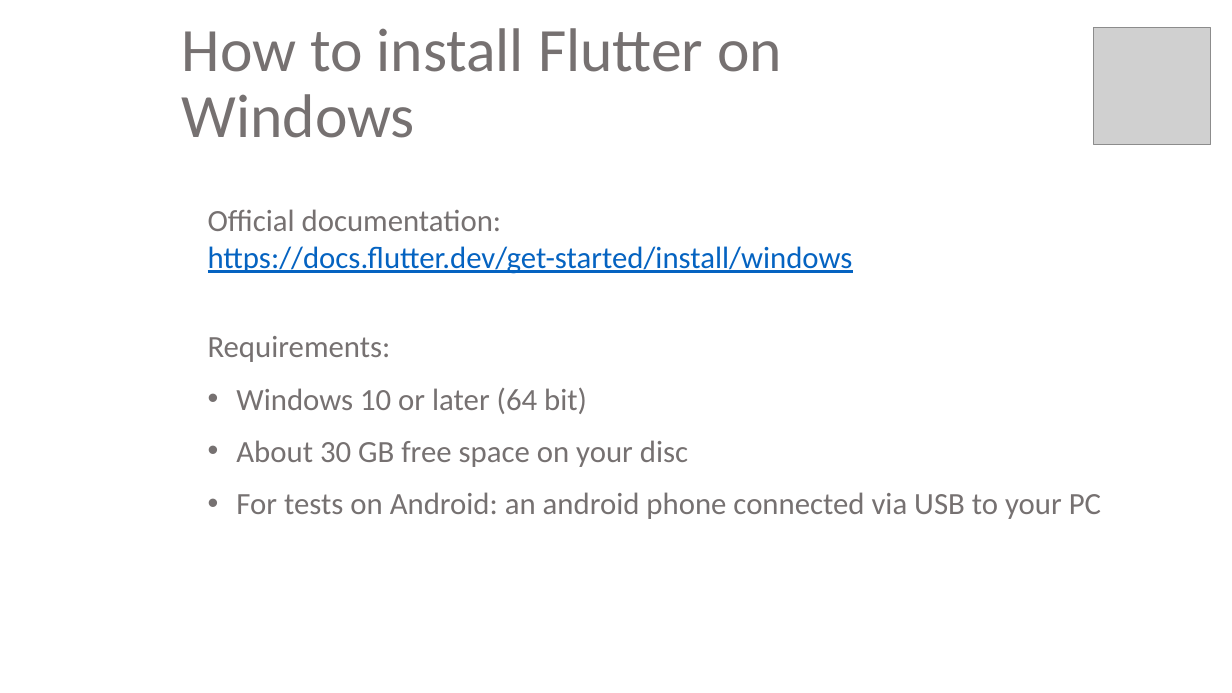
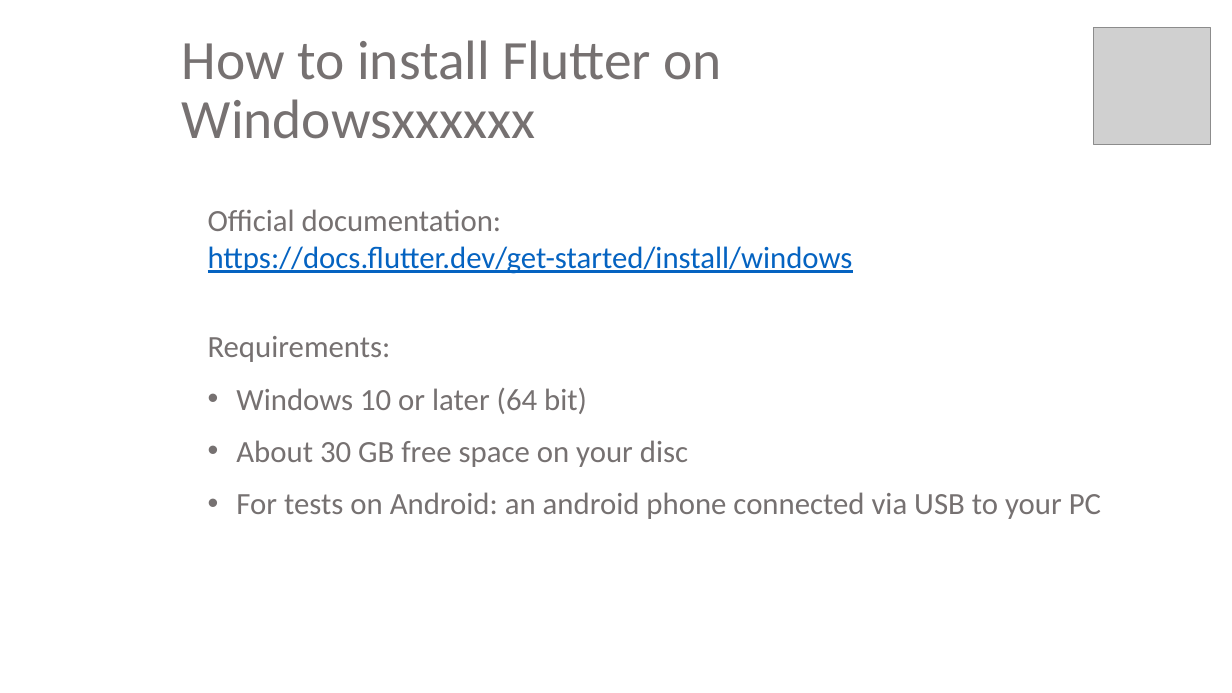
Before and after one commit to GuentherSchmitt/FDG_GitTest, a slide deck: slide 1 of docs/How to install Flutter on Windows.pptx. Drawn at 1232x693 pixels with LibreOffice and Linux fonts; fonts in the diff are those of the drawing; grey boxes stand for pictures. Boxes give left, top, right and bottom in pixels: in the first picture for what was removed or moved away, otherwise in the second. Text is boxed around its words. In the diff, an @@ line names an element or a change of style, - is before the commit and + after.

Commit message:
Modified doc

```diff
--- a/docs/How to install Flutter on Windows.pptx
+++ b/docs/How to install Flutter on Windows.pptx
@@ title at (x1=182, y1=40, x2=722, y2=139): text changed; size 48 to 43.2 pt @@
-How to install Flutter on Windows
+How to install Flutter on Windowsxxxxxx
```
